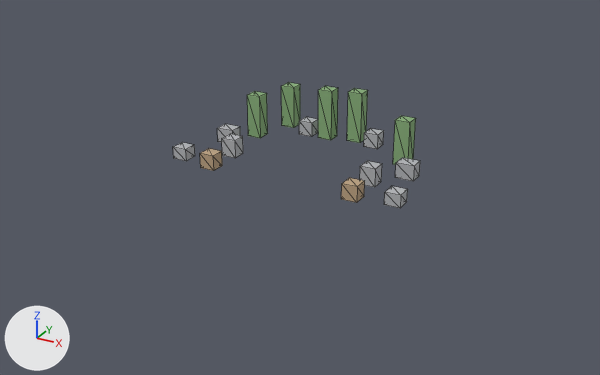
What one commit did to the glTF model public/assets/scenes/field-low/field-low.gltf.
Both versions are drawn from a 50 mm lens placed at (23.8, -41.6, 20.2), pointed at (-0.3, 2.2, -1.7). Every picture has the same lights, and +X, +Y and +Z are marked at lower left. The picture after the commit comes second. Mesh edges are drawn as thin lines. Where no turn or scale is listed for an object, it has been applied to the vertices.

The first picture shows 'crate-l1', 'crate-r1', 'rock-b1', 'rock-b2', 'rock-l1', 'rock-l2', 'rock-l3', 'rock-r1', 'rock-r2', 'rock-r3', 'tree-b1', 'tree-b2', 'tree-b3', 'tree-l1', 'tree-r1'.
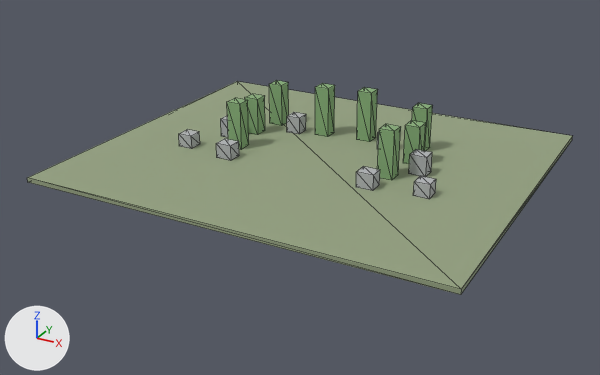
Commit message: fix(wp-19): T2 field-low 視覺 — 加地面平板 + flank props 重排(消 looming)

The edits, one by one:
Material 'mat-ground' (mat_mat_ground) is new.
Its base color is (0.3, 0.36, 0.22) (greyish green #95a281).
Its roughness is 0.9.
Mesh me_unit_cube_ground is new.
It is a box spanning x -14.0..14.0, y -12.0..12.0, z -0.2..0.2.
It uses material mat_mat_ground (greyish green #95a281).
Object 'rock-r1' (ob_rock_r1) moves from (5.0, 1.5, 0.6) to (5.05, 1.0, 0.5).
Object 'rock-r1' (ob_rock_r1) is rescaled from (1.0, 1.0, 1.2) to (1.1, 1.0, 1.0).
Object 'rock-r2' (ob_rock_r2) moves from (6.6, 3.5, 0.5) to (7.05, 4.5, 0.65).
Object 'rock-r2' (ob_rock_r2) is rescaled from (1.2, 1.0, 1.0) to (1.1, 1.0, 1.3).
Object 'tree-r1' (ob_tree_r1) moves from (5.5, 5.5, 1.5) to (5.5, 3.0, 1.6).
Object 'tree-r1' (ob_tree_r1) is rescaled from (1.0, 1.0, 3.0) to (1.0, 1.0, 3.2).
Object 'crate-r1' (ob_crate_r1) now shows me_unit_cube_tree instead of me_unit_cube_crate.
Object 'crate-r1' (ob_crate_r1) moves from (5.0, -1.0, 0.5) to (6.0, 6.0, 1.3).
Object 'crate-r1' (ob_crate_r1) is rescaled from (1.0, 1.0, 1.0) to (1.0, 1.0, 2.6).
Object 'rock-r3' (ob_rock_r3) moves from (7.5, -0.5, 0.4) to (8.5, 1.5, 0.45).
Object 'rock-l1' (ob_rock_l1) moves from (-5.0, 1.5, 0.6) to (-5.05, 1.0, 0.5).
Object 'rock-l1' (ob_rock_l1) is rescaled from (1.0, 1.0, 1.2) to (1.1, 1.0, 1.0).
Object 'rock-l2' (ob_rock_l2) moves from (-6.6, 3.5, 0.5) to (-7.05, 4.5, 0.65).
Object 'rock-l2' (ob_rock_l2) is rescaled from (1.2, 1.0, 1.0) to (1.1, 1.0, 1.3).
Object 'tree-l1' (ob_tree_l1) moves from (-5.5, 5.5, 1.5) to (-5.5, 3.0, 1.6).
Object 'tree-l1' (ob_tree_l1) is rescaled from (1.0, 1.0, 3.0) to (1.0, 1.0, 3.2).
Object 'crate-l1' (ob_crate_l1) now shows me_unit_cube_tree instead of me_unit_cube_crate.
Object 'rock-l3' (ob_rock_l3) moves from (-7.5, -0.5, 0.4) to (-8.5, 1.5, 0.45).
Object 'rock-l3' (ob_rock_l3) is rescaled from (1.0, 1.0, 0.8) to (1.0, 1.0, 0.9).
Object 'tree-b1' (ob_tree_b1) moves from (-1.0, 7.5, 1.75) to (-1.5, 8.0, 1.75).
Object 'tree-b2' (ob_tree_b2) moves from (1.0, 8.0, 1.75) to (1.5, 8.5, 1.75).
Object 'rock-b1' (ob_rock_b1) moves from (-2.5, 7.5, 0.5) to (-3.5, 7.5, 0.6).
Object 'rock-b1' (ob_rock_b1) is rescaled from (1.0, 1.0, 1.0) to (1.0, 1.0, 1.2).
Object 'rock-b2' (ob_rock_b2) moves from (2.5, 7.5, 0.5) to (3.5, 7.5, 0.6).
Object 'rock-b2' (ob_rock_b2) is rescaled from (1.0, 1.0, 1.0) to (1.0, 1.0, 1.2).
Object 'tree-b3' (ob_tree_b3) moves from (-4.5, 8.5, 1.5) to (-5.5, 8.5, 1.5).
Object 'ground' (ob_ground) is new; it shows me_unit_cube_ground.
Its location is (0.0, 4.0, -0.15).
Object 'tree-b4' (ob_tree_b4) is new; it shows me_unit_cube_tree.
Its location is (5.5, 8.5, 1.5).
Its scale is (1.0, 1.0, 3.0).

Where the change shows, as pixel boxes (x1, y1, x2, y2) in the pictures (600 x 375 px):
'ground', added
    after: (27, 81, 573, 295)
'tree-l1', moved, rescaled (8% taller)
    before: (247, 91, 268, 138)
    after: (227, 98, 249, 149)
'tree-r1', moved, rescaled (14% taller)
    before: (393, 116, 416, 165)
    after: (377, 124, 401, 180)
'tree-b2', moved
    before: (347, 88, 368, 143)
    after: (357, 87, 378, 142)
'tree-b3', moved
    before: (281, 82, 300, 128)
    after: (269, 80, 289, 126)
'tree-b1', moved
    before: (318, 86, 338, 140)
    after: (315, 83, 335, 137)
'crate-r1', reshaped, moved, rescaled (69% taller)
    before: (341, 178, 365, 203)
    after: (403, 121, 426, 164)
'crate-l1', reshaped (9% narrower, 75% taller)
    before: (200, 148, 222, 171)
    after: (245, 94, 265, 135)
'rock-r2', moved, rescaled (8% narrower, 21% taller)
    before: (395, 158, 420, 181)
    after: (409, 149, 432, 177)
'rock-r3', moved
    before: (384, 186, 408, 208)
    after: (413, 176, 436, 199)
'rock-r1', moved, rescaled (9% wider)
    before: (360, 161, 382, 187)
    after: (356, 166, 380, 191)
'rock-l3', moved, rescaled
    before: (173, 142, 195, 161)
    after: (179, 129, 200, 149)
'rock-b1', moved, rescaled (10% taller)
    before: (299, 117, 318, 137)
    after: (287, 112, 306, 134)
'rock-l1', moved, rescaled (9% wider, 12% shorter)
    before: (222, 134, 243, 158)
    after: (216, 139, 239, 160)
'tree-b4', added (green)
    after: (412, 103, 432, 151)
'rock-b2', moved, rescaled (mostly hidden afterwards)
    before: (364, 128, 384, 149)
    after: (377, 132, 379, 149)
'rock-l2', moved, rescaled
    before: (217, 124, 240, 142)
    after: (221, 116, 228, 138)
